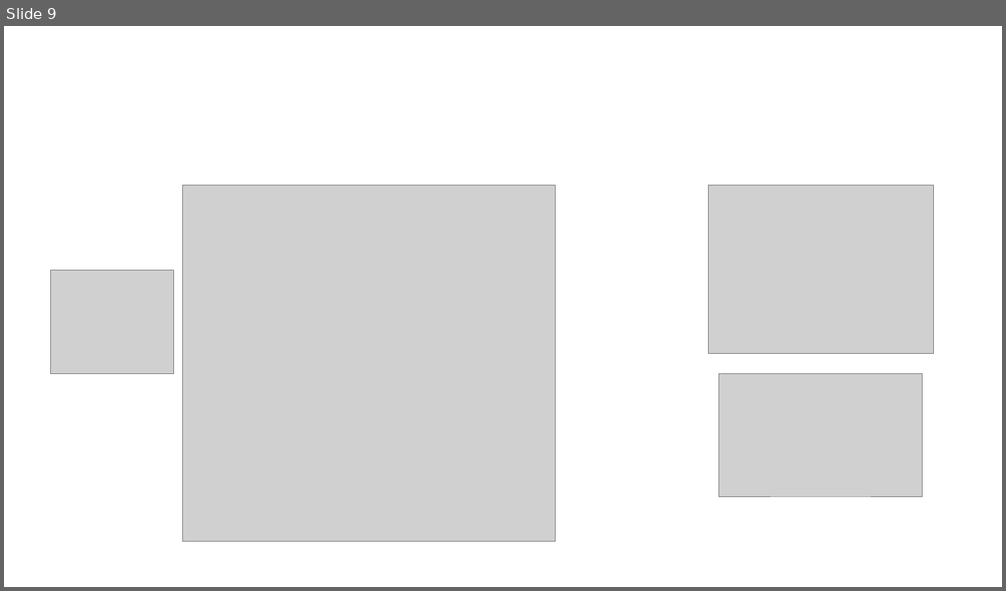
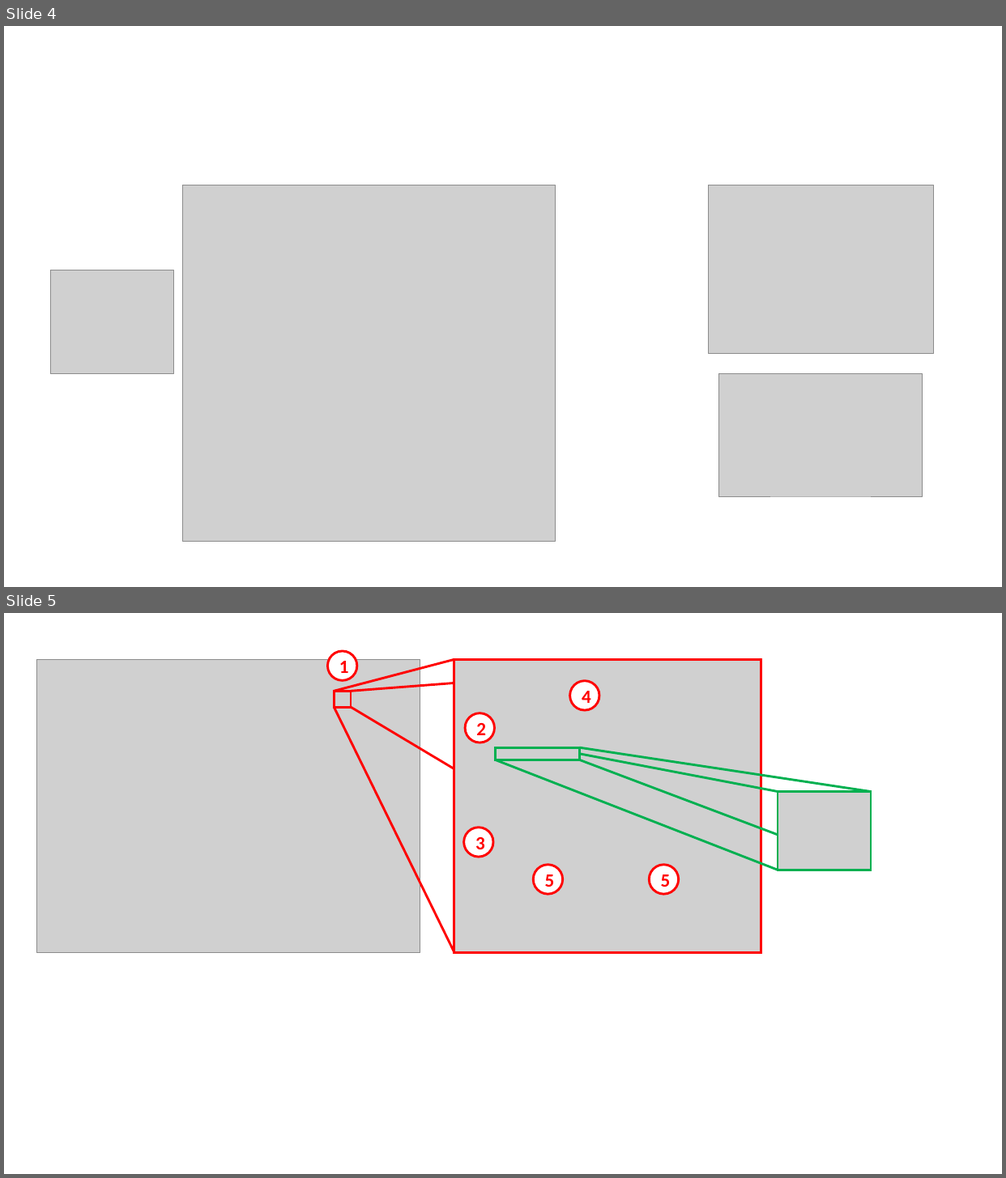
Before and after one commit to xpessoles/TP_Documents_PSI, a slide deck: 11_MaxpidE/MaxPIDE.pptx. Shown one above the other, each under a label of ours: slide 9 before the commit, slides 4 and 5 after it. The pictures are 1006x591 and 1006x1178 pixels, drawn with LibreOffice and Linux fonts; fonts in the diff are those of the drawing; grey boxes stand for pictures. Boxes give left, top, right and bottom in pixels: in the first picture for what was removed or moved away, otherwise in the second. Text is boxed around its words. In the diff, an @@ line names an element or a change of style, - is before the commit and + after.

```diff
--- a/11_MaxpidE/MaxPIDE.pptx
+++ b/11_MaxpidE/MaxPIDE.pptx
@@ slide 5 added at bbox=[4, 613, 1002, 1174], background #FFFFFF @@
@@ picture added at bbox=[37, 659, 420, 953] @@
@@ ellipse added at bbox=[327, 651, 356, 680], fill #FFFFFF, outline #FF0000 2.25 pt, 18 pt, text #FF0000, bold @@
+1
@@ line added from (334, 691) to (454, 659), #FF0000 2.25 pt @@
@@ line added from (351, 691) to (761, 659), #FF0000 2.25 pt @@
@@ picture added at bbox=[454, 659, 761, 953] @@
@@ rectangle added at bbox=[454, 659, 761, 953], outline #FF0000 2.25 pt @@
@@ ellipse added at bbox=[570, 681, 599, 710], fill #FFFFFF, outline #FF0000 2.25 pt, 18 pt, text #FF0000, bold @@
+4
@@ rectangle added at bbox=[334, 691, 351, 707], outline #FF0000 2.25 pt @@
@@ line added from (334, 707) to (454, 953), #FF0000 2.25 pt @@
@@ line added from (351, 707) to (761, 953), #FF0000 2.25 pt @@
@@ ellipse added at bbox=[465, 713, 494, 743], fill #FFFFFF, outline #FF0000 2.25 pt, 18 pt, text #FF0000, bold @@
+2
@@ rectangle added at bbox=[495, 747, 579, 760], outline #00B050 2.25 pt @@
@@ line added from (580, 747) to (871, 792), #00B050 2.25 pt @@
@@ line added from (580, 754) to (778, 792), #00B050 2.25 pt @@
@@ line added from (495, 760) to (778, 870), #00B050 2.25 pt @@
@@ line added from (580, 760) to (871, 870), #00B050 2.25 pt @@
@@ picture added at bbox=[778, 792, 871, 871] @@
@@ rectangle added at bbox=[778, 792, 871, 871], outline #00B050 2.25 pt @@
@@ ellipse added at bbox=[463, 828, 493, 857], fill #FFFFFF, outline #FF0000 2.25 pt, 18 pt, text #FF0000, bold @@
+3
@@ ellipse added at bbox=[533, 865, 562, 894], fill #FFFFFF, outline #FF0000 2.25 pt, 18 pt, text #FF0000, bold @@
+5
@@ ellipse added at bbox=[650, 865, 679, 894], fill #FFFFFF, outline #FF0000 2.25 pt, 18 pt, text #FF0000, bold @@
+5
@@ what was slide 9 is now slide 4 @@
```
Also in this commit, not shown: 1 other slide added.
